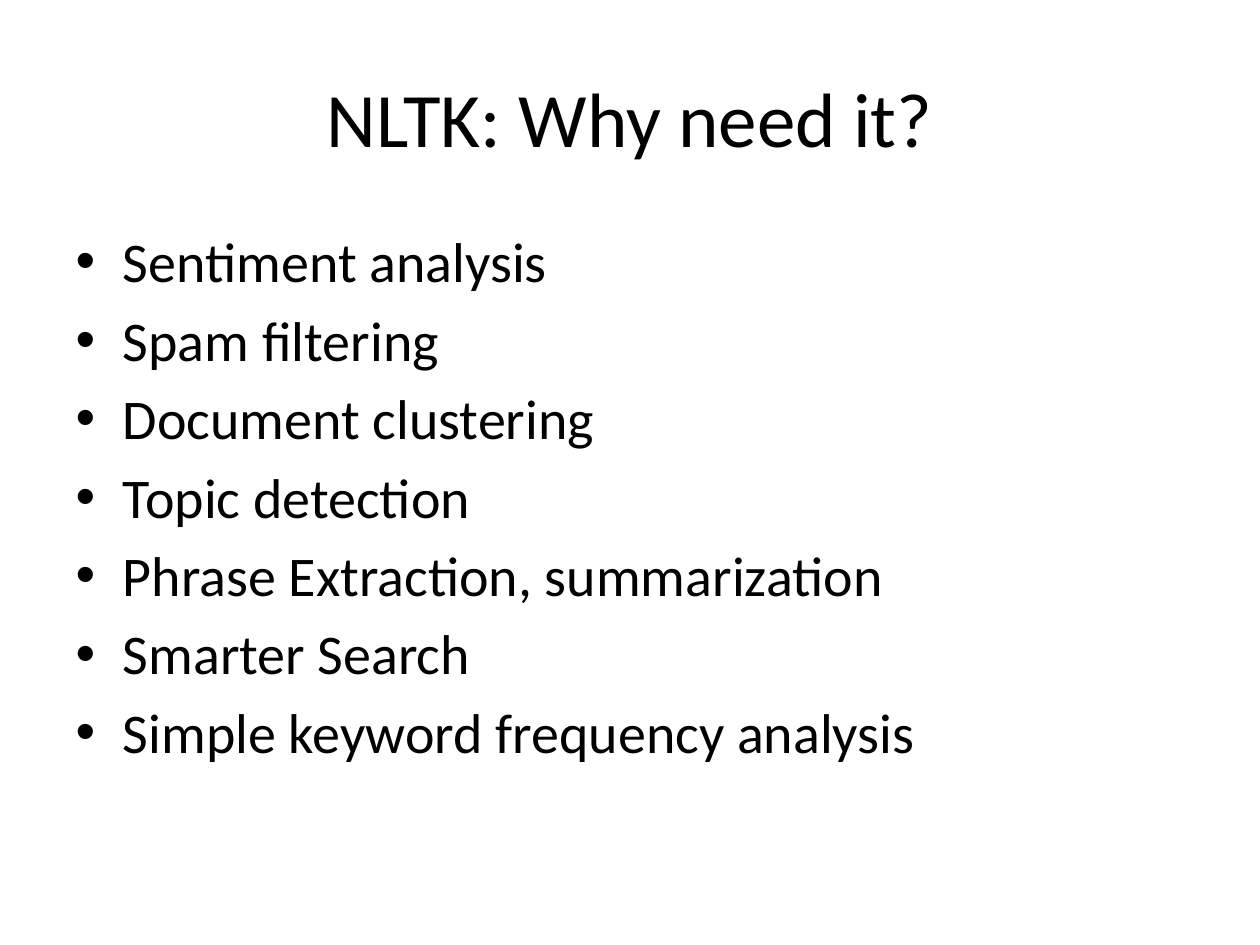
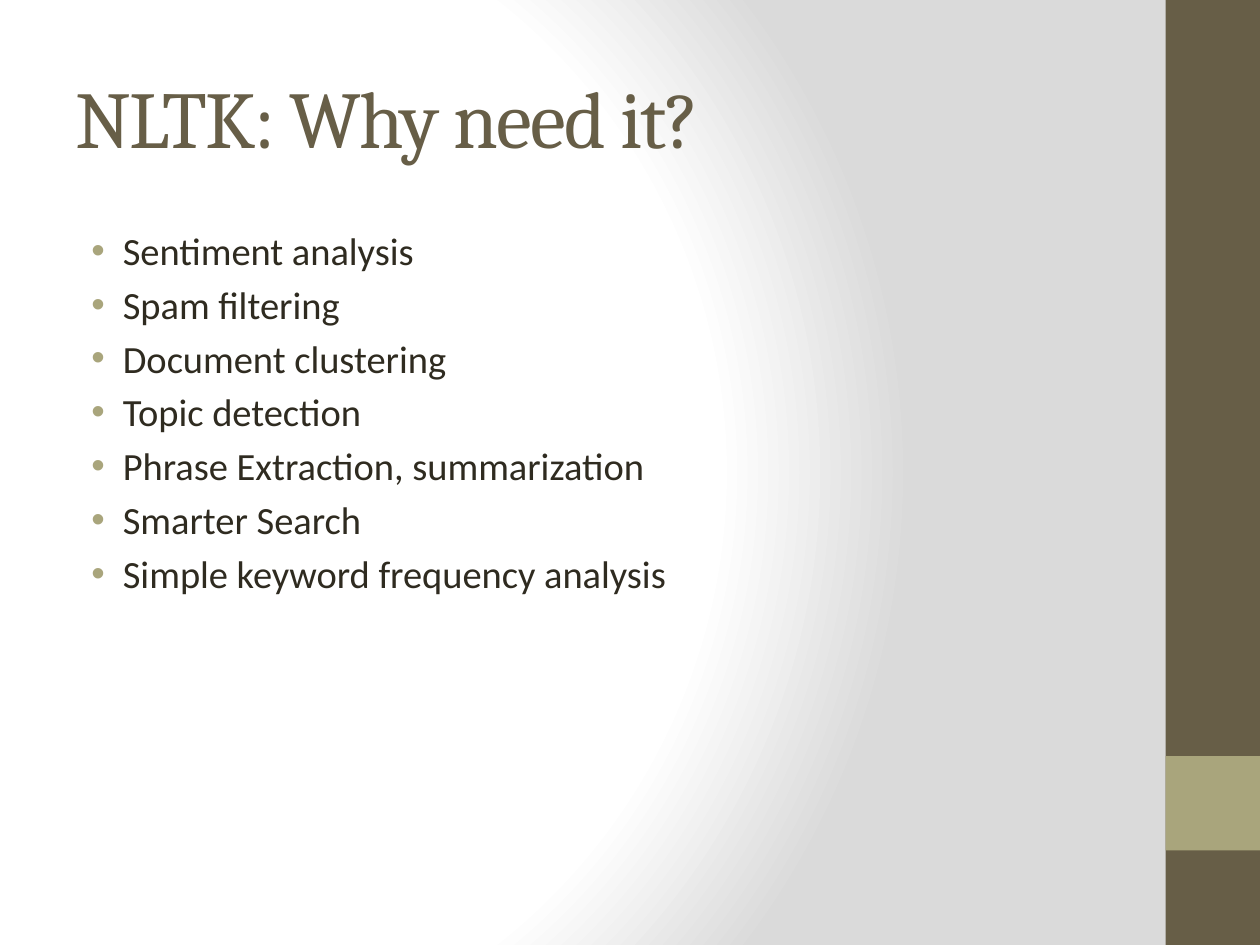
Before and after one commit to NahimNasser/django-unchained, a slide deck: slide 2 of 3-NLTK/Presentation.pptx. Drawn at 1260x945 pixels with LibreOffice and Linux fonts; fonts in the diff are those of the drawing. Boxes give left, top, right and bottom in pixels: in the first picture for what was removed or moved away, otherwise in the second. Text is boxed around its words. In the diff, an @@ line names an element or a change of style, - is before the commit and + after.

```diff
--- a/3-NLTK/Presentation.pptx
+++ b/3-NLTK/Presentation.pptx
@@ background #FFFFFF to gradient #FFFFFF to #DADADA @@
@@ rectangle added at (x1=1166, y1=0, x2=1260, y2=945), fill #675E47 @@
@@ title "NLTK: Why need it?" at (x1=76, y1=92, x2=699, y2=166): size 44 to 46 pt, font Calibri to Cambria, text colour #000000 to #675E47, letter spacing 0 to -1 pt; alignment centre to left @@
@@ text "Sentiment analysis" at (x1=123, y1=238, x2=666, y2=595): size 32 to 22 pt, text colour #000000 to #2F2B20; indent changed; less space between paragraphs @@
@@ rectangle added at (x1=1166, y1=756, x2=1260, y2=850), fill #A9A57C @@
```
Also in this commit, not shown: 11 other slides changed, 2 other files.
